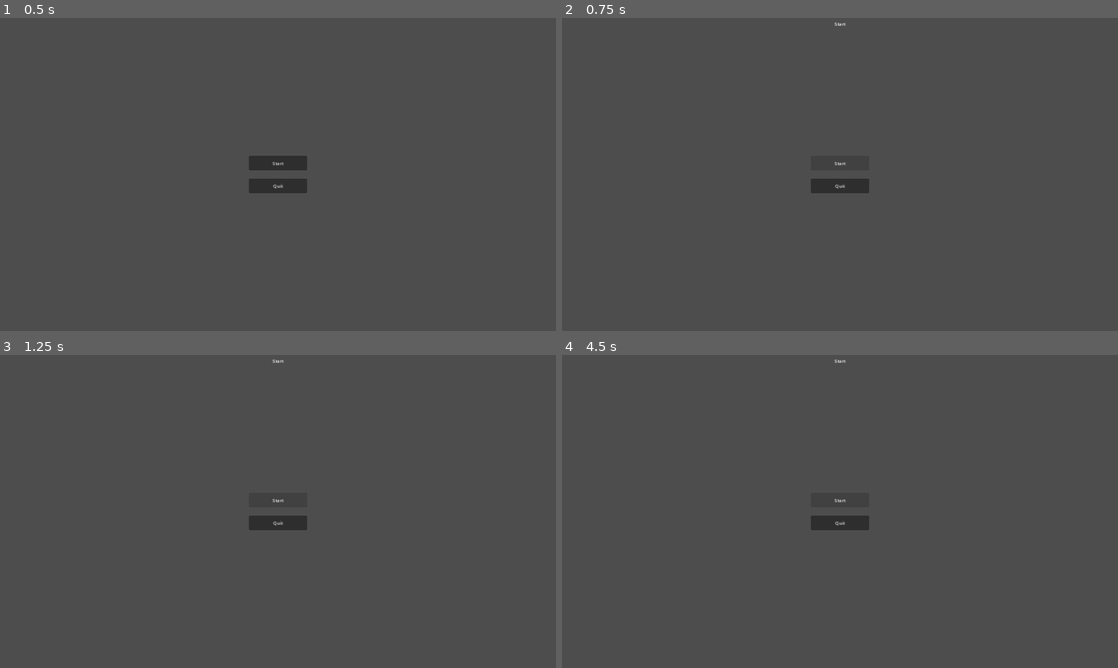
Above: before the commit, frames 1-4 (two rows, left to right).
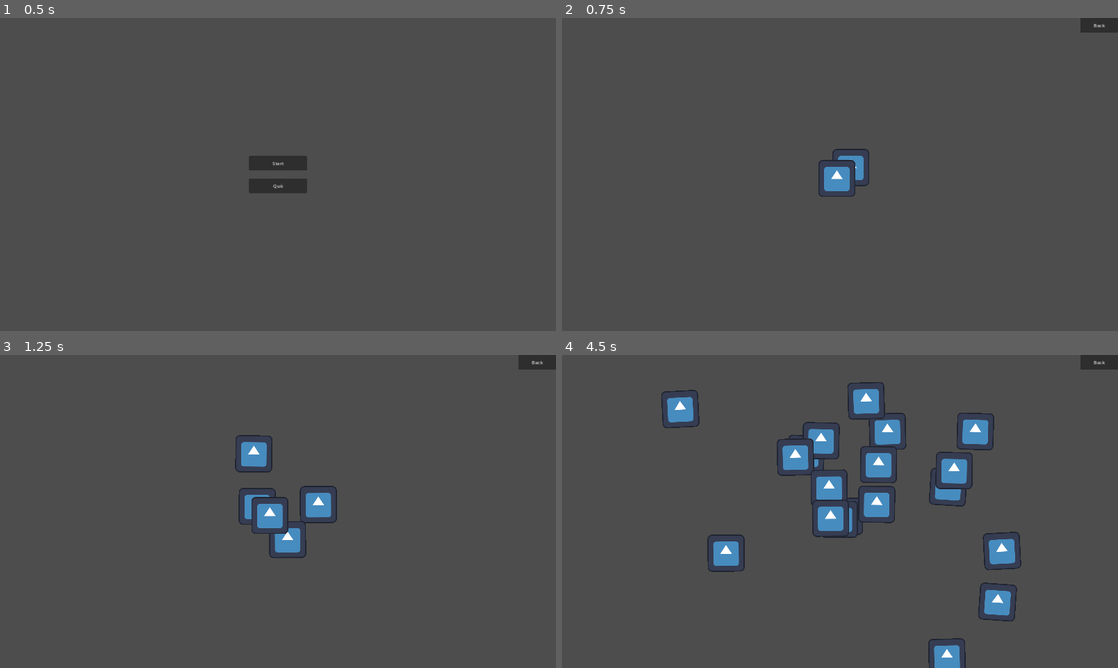
Above: after the commit, the same moments.

Repository: 11ALX11/Natural-selection-demo
Game: Godot game, scene res://main_scene_node.tscn
Two runs of this game, one before a commit and one after it. Both use one fixed random seed, a clock stepped at 60 frames per second and the inputs below. The engine's default icon, where the game draws it, is replaced by a stand-in: a white triangle on a blue panel in a dark square.
Inputs (mouse positions are in pixels of both pictures, inside the frame that each line leads up to):
- Up to frame 1 (0.5 s): no input
- Up to frame 2 (0.75 s): click "Start" at 0.5 s
- Up to frame 3 (1.25 s): no input
- Up to frame 4 (4.5 s): click (1101, 361) at 1.25 s, where only the run after the commit has a clickable "Back"; click "Start" at 2 s; click (840, 498) at 2.75 s, where only the run before the commit has a clickable "Start"

Frame 1 is identical in both runs. In frame 2, 1.2% of the frame differs, in the area x 44-100%, y 0-58%; in frame 3, 2.5%; in frame 4, 7.5%, in the area x 17-100%, y 0-100%.

Commit message:
rethink project structure

Diff:
--- /dev/null
+++ b/in_world_ui/in_world_ui.gd
@@ -0,0 +1,8 @@
+extends Control
+
+
+signal exit
+
+
+func _on_return_to_menu_button_pressed():
+	exit.emit()
--- /dev/null
+++ b/in_world_ui/in_world_ui.tscn
@@ -0,0 +1,26 @@
+[gd_scene load_steps=2 format=3 uid="uid://kqsvu0bvql1e"]
+
+[ext_resource type="Script" path="res://in_world_ui/in_world_ui.gd" id="1_kf3hl"]
+
+[node name="InWorldUI" type="Control"]
+layout_mode = 3
+anchors_preset = 15
+anchor_right = 1.0
+anchor_bottom = 1.0
+grow_horizontal = 2
+grow_vertical = 2
+script = ExtResource("1_kf3hl")
+
+[node name="ReturnToMenuButton" type="Button" parent="."]
+custom_minimum_size = Vector2(130, 50)
+layout_mode = 1
+anchors_preset = 1
+anchor_left = 1.0
+anchor_right = 1.0
+offset_left = -130.0
+offset_bottom = 50.0
+grow_horizontal = 0
+focus_mode = 0
+text = "Back"
+
+[connection signal="pressed" from="ReturnToMenuButton" to="." method="_on_return_to_menu_button_pressed"]
--- a/label.gd
+++ /dev/null
@@ -1,11 +0,0 @@
-extends Label
-
-
-# Called when the node enters the scene tree for the first time.
-func _ready():
-	owner.find_child("StartMenu").find_child("StartButton").connect("pressed", _on_start_button_pressed)
-	pass # Replace with function body.
-
-func _on_start_button_pressed():
-	text = "Start"
-	pass
--- /dev/null
+++ b/main_scene_node.gd
@@ -0,0 +1,26 @@
+extends Node
+
+
+@onready var start_menu = get_node("HUD/StartMenu")
+@onready var in_world_ui = get_node("HUD/InWorldUI")
+
+
+# Called when the node enters the scene tree for the first time.
+func _ready():
+	pass # Replace with function body.
+
+
+func _on_start_menu_start():
+	start_menu.hide()
+	in_world_ui.show()
+	$World.show()
+
+
+func _on_start_menu_quit():
+	get_tree().quit()
+
+
+func _on_in_world_ui_exit():
+	$World.hide()
+	in_world_ui.hide()
+	start_menu.show()
--- a/main_scene_node.tscn
+++ b/main_scene_node.tscn
@@ -1,18 +1,24 @@
-[gd_scene load_steps=3 format=3 uid="uid://dsodcaghps1c0"]
+[gd_scene load_steps=5 format=3 uid="uid://dsodcaghps1c0"]
 
 [ext_resource type="PackedScene" uid="uid://b2ke2i1fa6m3k" path="res://start_menu/start_menu.tscn" id="1_nftdd"]
-[ext_resource type="Script" path="res://label.gd" id="2_1vu12"]
+[ext_resource type="Script" path="res://main_scene_node.gd" id="1_uwutl"]
+[ext_resource type="PackedScene" uid="uid://csakd5xi2rakc" path="res://world/world.tscn" id="3_63ulo"]
+[ext_resource type="PackedScene" uid="uid://kqsvu0bvql1e" path="res://in_world_ui/in_world_ui.tscn" id="5_gj885"]
 
 [node name="MainSceneNode" type="Node"]
+script = ExtResource("1_uwutl")
 
-[node name="StartMenu" parent="." instance=ExtResource("1_nftdd")]
+[node name="World" parent="." instance=ExtResource("3_63ulo")]
+process_mode = 1
+visible = false
 
-[node name="Label" type="Label" parent="."]
-custom_minimum_size = Vector2(0, 40)
-anchors_preset = 10
-anchor_right = 1.0
-offset_bottom = 23.0
-grow_horizontal = 2
-horizontal_alignment = 1
-vertical_alignment = 1
-script = ExtResource("2_1vu12")
+[node name="HUD" type="CanvasLayer" parent="."]
+
+[node name="StartMenu" parent="HUD" instance=ExtResource("1_nftdd")]
+
+[node name="InWorldUI" parent="HUD" instance=ExtResource("5_gj885")]
+visible = false
+
+[connection signal="quit" from="HUD/StartMenu" to="." method="_on_start_menu_quit"]
+[connection signal="start" from="HUD/StartMenu" to="." method="_on_start_menu_start"]
+[connection signal="exit" from="HUD/InWorldUI" to="." method="_on_in_world_ui_exit"]
--- a/start_menu/quit_button.gd
+++ /dev/null
@@ -1,6 +0,0 @@
-extends Button
-
-
-func _on_pressed():
-	get_tree().quit()
-	pass # Replace with function body.
--- /dev/null
+++ b/start_menu/start_menu.gd
@@ -0,0 +1,10 @@
+extends Control
+
+signal start
+signal quit
+
+func _on_start_button_pressed():
+	start.emit()
+
+func _on_quit_button_pressed():
+	quit.emit()
--- a/start_menu/start_menu.tscn
+++ b/start_menu/start_menu.tscn
@@ -1,6 +1,6 @@
 [gd_scene load_steps=2 format=3 uid="uid://b2ke2i1fa6m3k"]
 
-[ext_resource type="Script" path="res://start_menu/quit_button.gd" id="1_r7dry"]
+[ext_resource type="Script" path="res://start_menu/start_menu.gd" id="1_dlwu1"]
 
 [node name="StartMenu" type="Control"]
 layout_mode = 3
@@ -9,6 +9,7 @@
 anchor_bottom = 1.0
 grow_horizontal = 2
 grow_vertical = 2
+script = ExtResource("1_dlwu1")
 
 [node name="VBoxContainer" type="VBoxContainer" parent="."]
 layout_mode = 1
@@ -45,6 +46,6 @@
 layout_mode = 2
 focus_mode = 0
 text = "Quit"
-script = ExtResource("1_r7dry")
 
-[connection signal="pressed" from="VBoxContainer/MarginContainer2/QuitButton" to="VBoxContainer/MarginContainer2/QuitButton" method="_on_pressed"]
+[connection signal="pressed" from="VBoxContainer/MarginContainer/StartButton" to="." method="_on_start_button_pressed"]
+[connection signal="pressed" from="VBoxContainer/MarginContainer2/QuitButton" to="." method="_on_quit_button_pressed"]
--- /dev/null
+++ b/world/world.tscn
@@ -0,0 +1,23 @@
+[gd_scene load_steps=2 format=3 uid="uid://csakd5xi2rakc"]
+
+[ext_resource type="Texture2D" uid="uid://br2br3tg6r5dp" path="res://icon.svg" id="1_wsc81"]
+
+[node name="World" type="Node2D"]
+
+[node name="Camera2D" type="Camera2D" parent="."]
+
+[node name="CPUParticles2D" type="CPUParticles2D" parent="."]
+amount = 20
+lifetime = 3.0
+randomness = 0.5
+texture = ExtResource("1_wsc81")
+emission_shape = 2
+emission_sphere_radius = 30.0
+spread = 180.0
+gravity = Vector2(0, 0)
+initial_velocity_min = 100.0
+initial_velocity_max = 500.0
+angular_velocity_min = -2.0
+angular_velocity_max = 2.0
+orbit_velocity_min = -0.16
+orbit_velocity_max = 0.16
